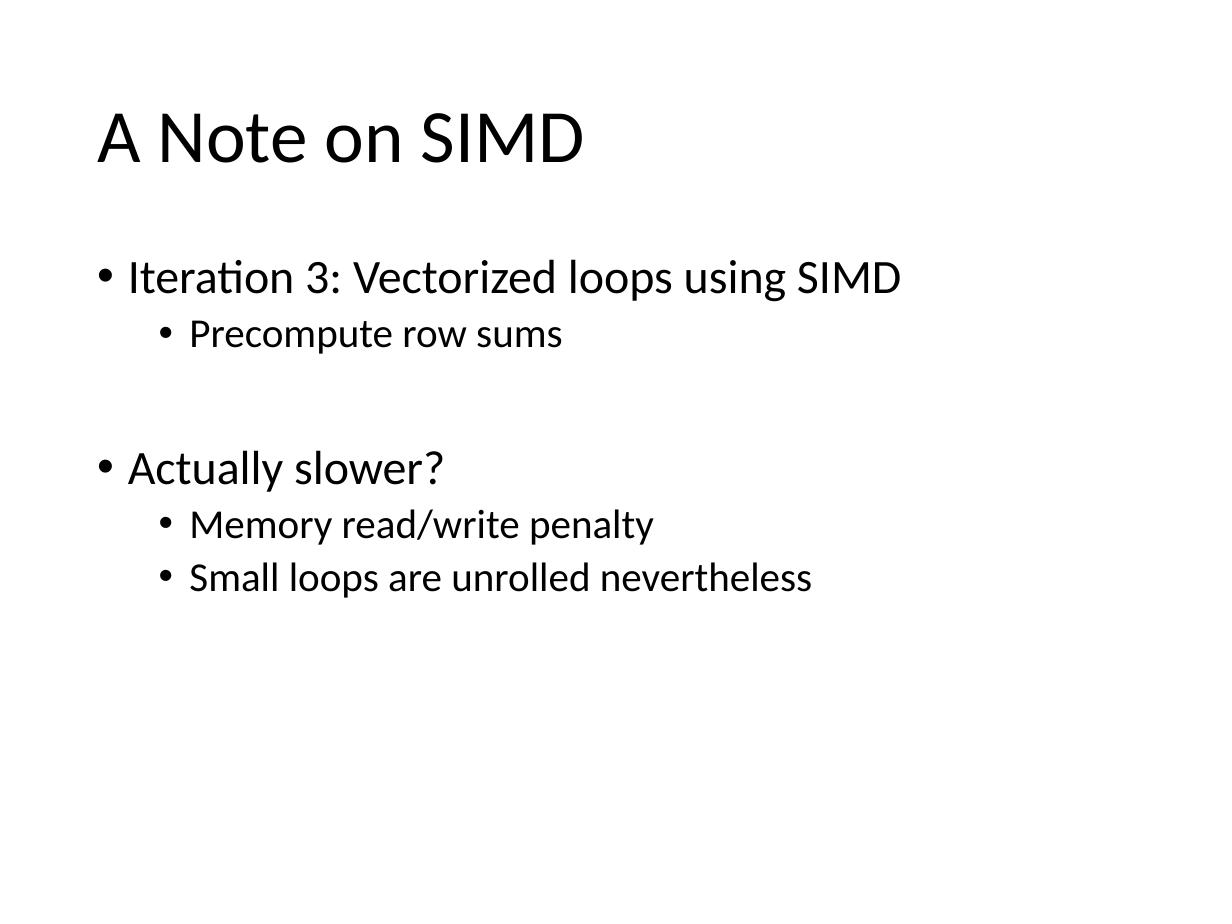
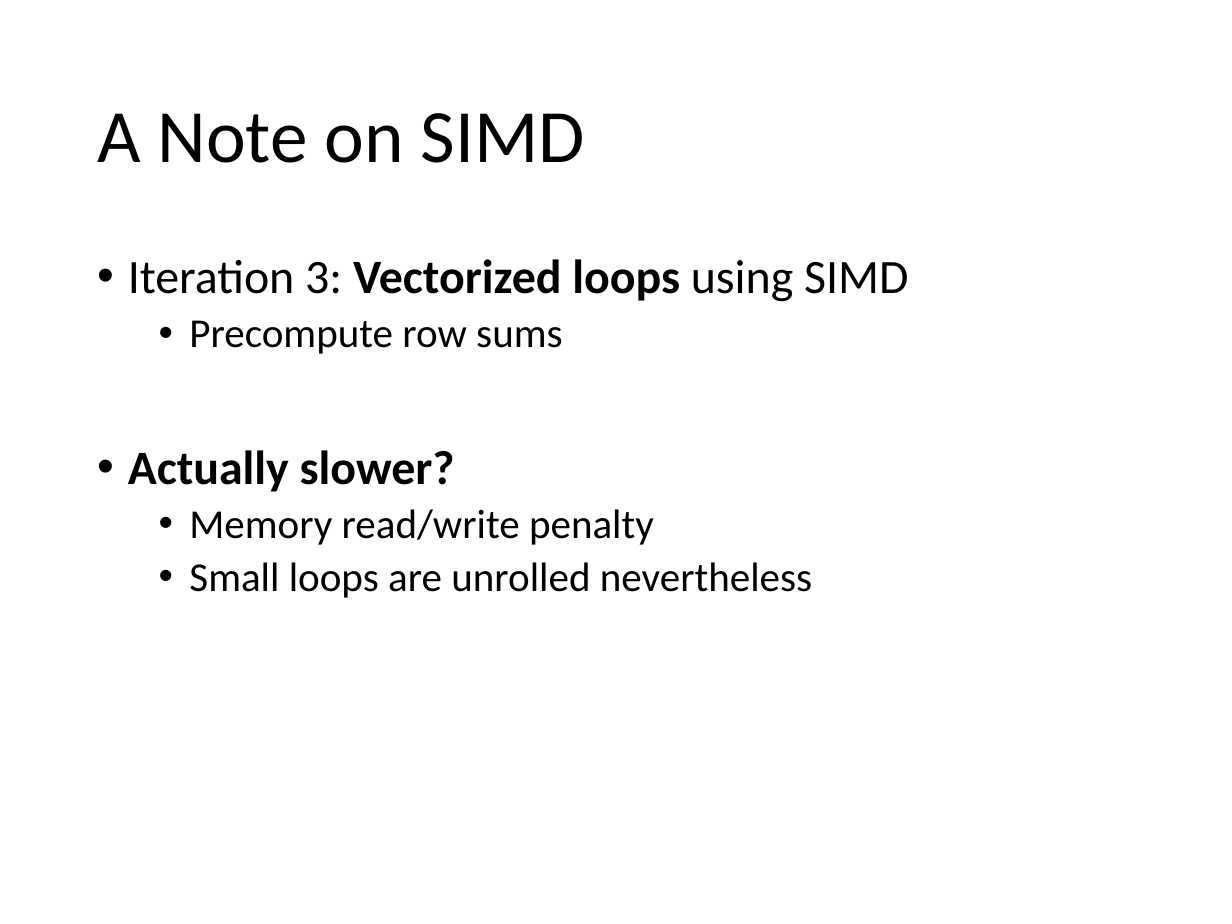
Before and after one commit to StarGate01/HPCGOL, a slide deck: slide 15 of presentation.pptx. Drawn at 1232x924 pixels with LibreOffice and Linux fonts; fonts in the diff are those of the drawing. Boxes give left, top, right and bottom in pixels: in the first picture for what was removed or moved away, otherwise in the second. Text is boxed around its words. In the diff, an @@ line names an element or a change of style, - is before the commit and + after.

```diff
--- a/presentation.pptx
+++ b/presentation.pptx
@@ text at (128,259,908,492): bold on in "Vectorized loops", "Actually slower?" @@
```
Also in this commit, not shown: 9 other slides changed.
